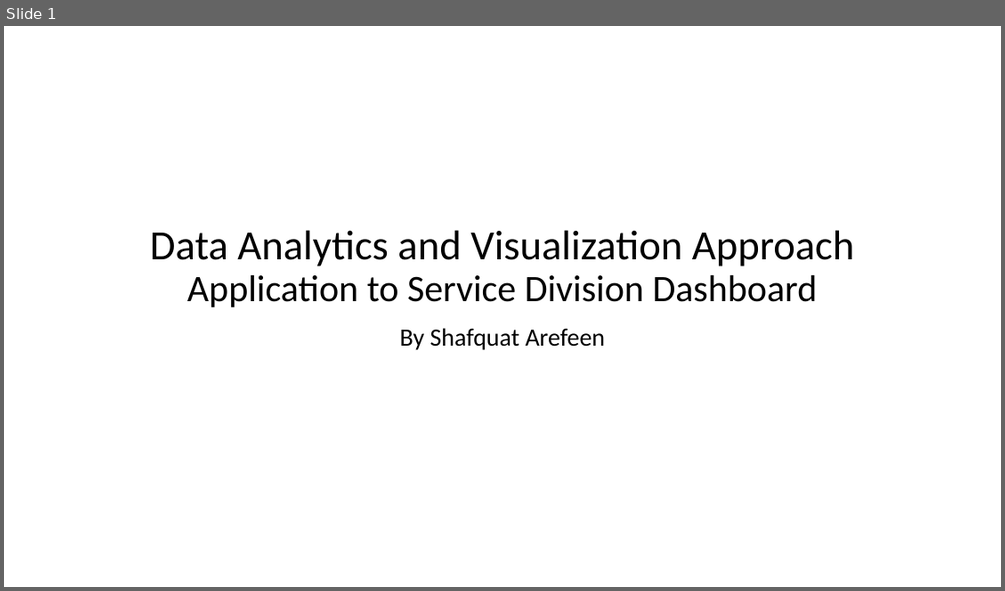
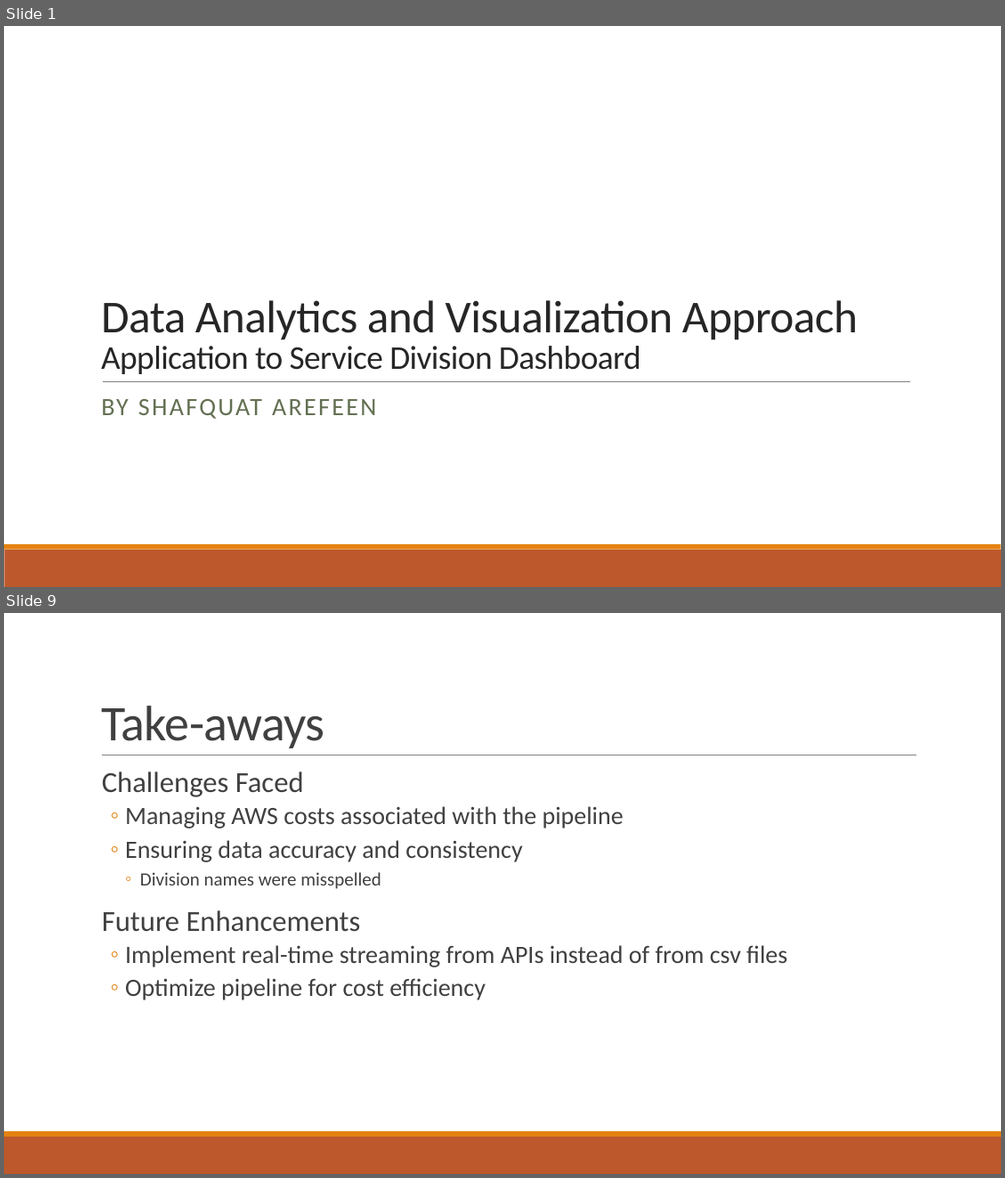
Before and after one commit to Shafquat/SSI, a slide deck: presentation/Take-Home Assignment.pptx. Shown one above the other, each under a label of ours: slide 1 before the commit, slides 1 and 9 after it; the slides between them are not shown. The pictures are 1005x591 and 1005x1178 pixels, drawn with LibreOffice and Linux fonts; fonts in the diff are those of the drawing. Boxes give left, top, right and bottom in pixels: in the first picture for what was removed or moved away, otherwise in the second. Text is boxed around its words. In the diff, an @@ line names an element or a change of style, - is before the commit and + after.

```diff
--- a/presentation/Take-Home Assignment.pptx
+++ b/presentation/Take-Home Assignment.pptx
@@ slide 9 added at <box>4,613,1001,1174</box>, background #FFFFFF; not listed: 2 template elements that a slide beside it also shows @@
@@ title added at <box>101,706,324,748</box>, 48 pt, text #404040 @@
+Take-aways
@@ line added from (102, 755) to (917, 755), #808080 0.5 pt @@
@@ text added at <box>102,771,787,1000</box>, 24 pt, text #404040 @@
+  Challenges Faced
+  ◦ Managing AWS costs associated with the pipeline
+  ◦ Ensuring data accuracy and consistency
+    ◦ Division names were misspelled
+  Future Enhancements
+  ◦ Implement real-time streaming from APIs instead of from csv files
+  ◦ Optimize pipeline for cost efficiency
@@ slide 1 changed as well @@
@@ title "Data Analytics and Visualization Approach ...": place and size @@
-title "Data Analytics and Visualization Approach ..." at <box>150,230,854,307</box>
+title "Data Analytics and Visualization Approach ..." at <box>101,300,858,374</box>
@@ title "Data Analytics and Visualization Approach ..." at <box>101,300,858,374</box>: size 40 to 44 pt in "Data Analytics and Visualization Approach"; size 36 to 32 pt in "Application to Service Division Dashboard"; text colour #000000 to #262626, letter spacing 0 to -0.5 pt; alignment centre to left; line spacing 0.9 to 0.85 @@
@@ subtitle at <box>101,399,376,418</box>: text changed; text colour #000000 to #637052 @@
-By Shafquat Arefeen
+BY SHAFQUAT AREFEEN
@@ line added from (103, 381) to (910, 381), #808080 0.5 pt @@
@@ rectangle added at <box>4,549,1001,587</box>, fill #BD582C @@
@@ rectangle added at <box>4,544,1001,549</box>, fill #E48312 @@
```
Also in this commit, not shown: 7 other slides changed, 1 other slide added, 2 other files.
